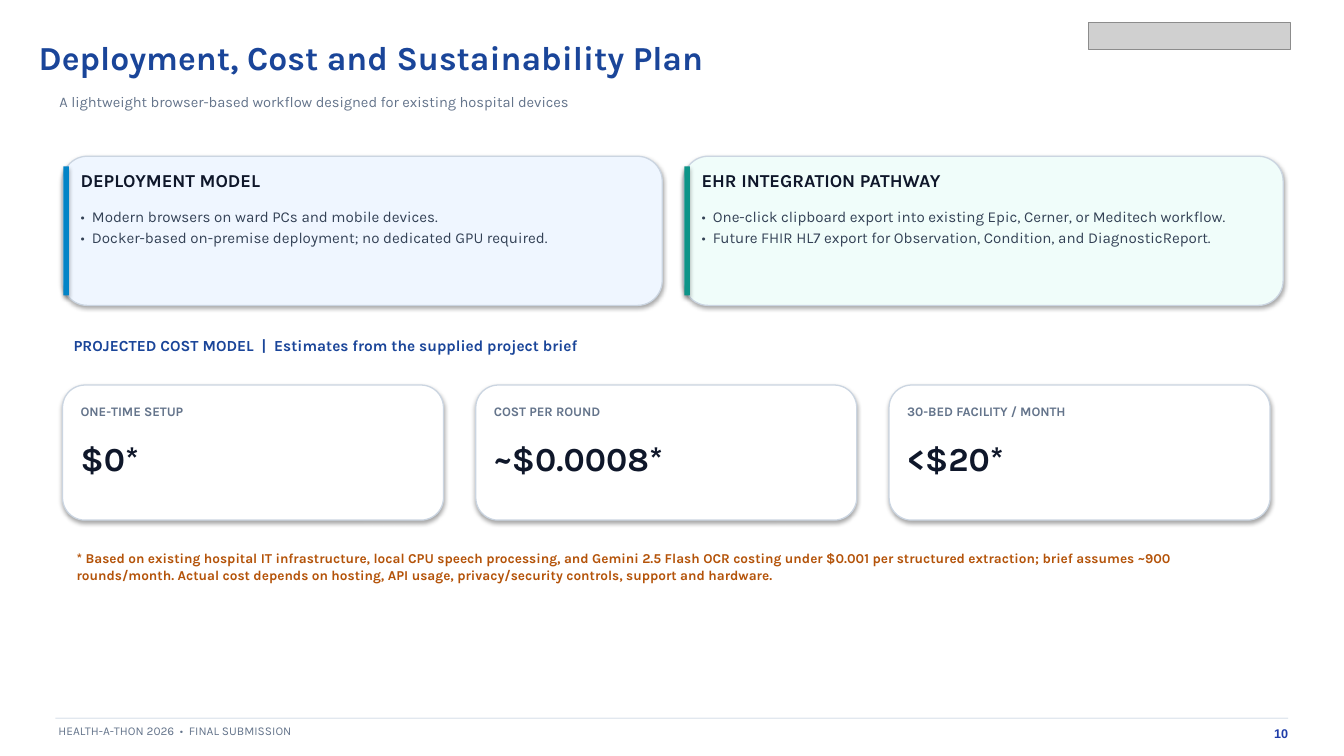
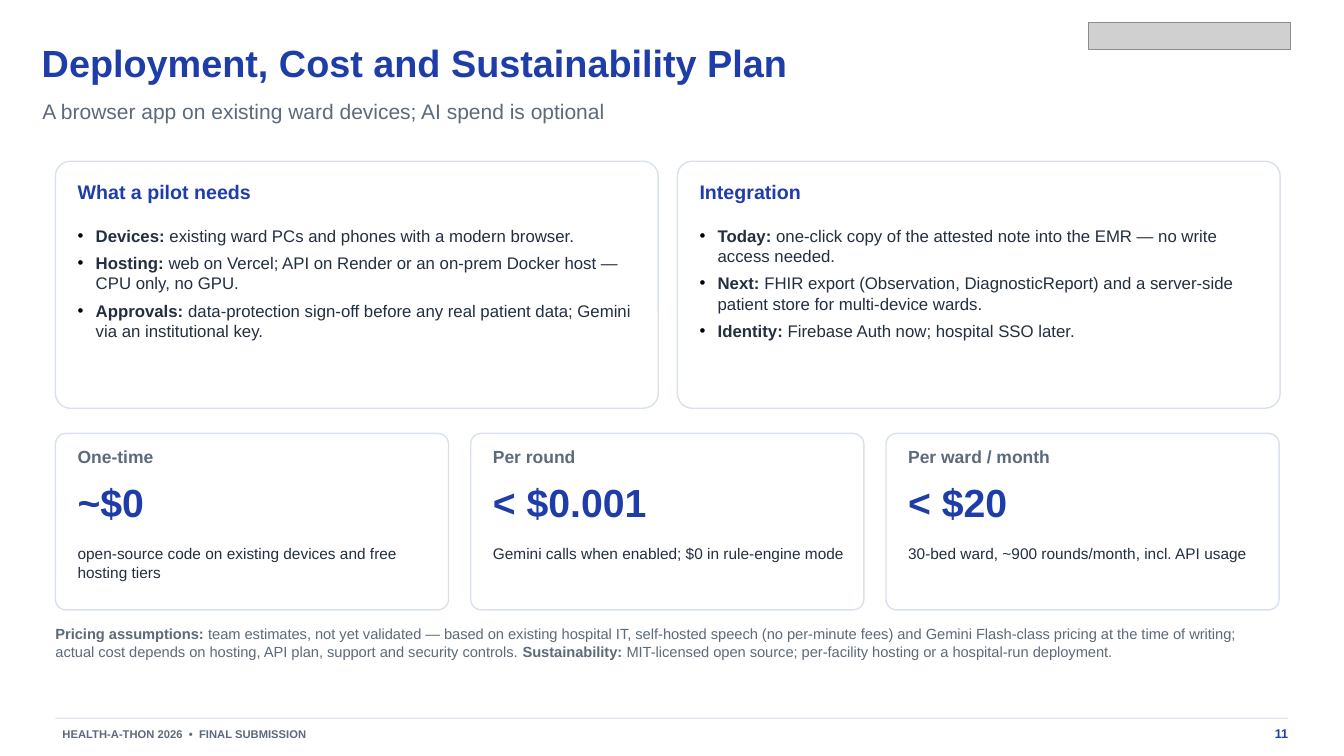
Before and after one commit to santhoshh005/Rounds_AI, a slide deck: slide 11 of docs/submissions/Deliverable_3_Final_Presentation_BinaryMinds_1RKUPH.pptx (slide 10 before the commit). Drawn at 1344x756 pixels with LibreOffice and Linux fonts; fonts in the diff are those of the drawing; grey boxes stand for pictures. Boxes give left, top, right and bottom in pixels: in the first picture for what was removed or moved away, otherwise in the second. Text is boxed around its words. In the diff, an @@ line names an element or a change of style, - is before the commit and + after.

Commit message:
feat: round history, accounts, truthful analytics, mobile nav, submission docs
- Station: fixed admission baseline, round history with "Start next round",
  plain "Bed · Name" patient selector, demo-only scenario dictations and guide
- Accounts: real Firebase sign-in/sign-up; profile from the signed-in user;
  isolated per-user workspaces; demo data never loaded into accounts
- Analytics: KPIs computed from recorded rounds, real cycle progress, no fake
  sync buttons, carried-forward values marked and not plotted, offline insight
  states only recorded data, consistent demo seed grades
- Backend: SSE bedside-sync relay (cross-device), grounded analytics prompt
- Fix hydration mismatch, honest speech-privacy copy (Whisper vs Live ASR),
  phone bottom navigation and drawer sizing
- Docs: README rewrite, MIT LICENSE, final deck and two-page brief on the
  Health-a-thon templates, new walkthrough video script
- Repo hygiene: tighter .gitignore, stop tracking generated next-env.d.ts

```diff
--- a/docs/submissions/Deliverable_3_Final_Presentation_BinaryMinds_1RKUPH.pptx
+++ b/docs/submissions/Deliverable_3_Final_Presentation_BinaryMinds_1RKUPH.pptx
@@ text "Deployment, Cost and Sustainability Plan" at bbox=[42, 49, 787, 85]: size 24 to 27 pt, font Karla to Arial, text colour #1A4599 to #1F3DA9; less space between paragraphs @@
@@ text at bbox=[42, 104, 604, 124]: text changed; size 10.5 to 15 pt; font Karla to Arial; text colour #64748B to #5D6A79 @@
-A lightweight browser-based workflow designed for existing hospital devices
+A browser app on existing ward devices; AI spend is optional
@@ rounded rectangle: place and size @@
-rounded rectangle at bbox=[63, 156, 662, 306]
+rounded rectangle at bbox=[55, 161, 658, 408]
@@ rounded rectangle at bbox=[55, 161, 658, 408]: fill #EFF6FF to #FFFFFF; outline #CBD5E1 0.9 pt to #D9E1EC 1 pt; shadow off; proportions changed @@
@@ rectangle removed at bbox=[64, 166, 70, 295] @@
@@ rounded rectangle: place and size @@
-rounded rectangle at bbox=[684, 156, 1284, 306]
+rounded rectangle at bbox=[678, 161, 1280, 408]
@@ rounded rectangle at bbox=[678, 161, 1280, 408]: fill #F0FDFA to #FFFFFF; outline #CBD5E1 0.9 pt to #D9E1EC 1 pt; shadow off; proportions changed @@
@@ rectangle removed at bbox=[685, 166, 691, 295] @@
@@ text added at bbox=[78, 184, 251, 203], 14 pt, text #1F3DA9, bold @@
+What a pilot needs
@@ text at bbox=[700, 184, 801, 203]: text changed; size 13 to 14 pt; font Karla to Arial; text colour #0F172A to #1F3DA9 @@
-EHR INTEGRATION PATHWAY
+Integration
@@ text removed at bbox=[92, 211, 548, 247] @@
-• Modern browsers on ward PCs and mobile devices.
-• Docker-based on-premise deployment; no dedicated GPU required.
@@ text at bbox=[96, 230, 630, 341]: text changed; size 13 to 12 pt; font Karla to Arial; text colour #0F172A to #232F3E; bold off @@
-DEPLOYMENT MODEL
+• Devices: existing ward PCs and phones with a modern browser.
+• Hosting: web on Vercel; API on Render or an on-prem Docker host — CPU only, no GPU.
+• Approvals: data-protection sign-off before any real patient data; Gemini via an institutional key.
@@ text removed at bbox=[713, 211, 1225, 247] @@
-• One-click clipboard export into existing Epic, Cerner, or Meditech workflow.
-• Future FHIR HL7 export for Observation, Condition, and DiagnosticReport.
@@ text added at bbox=[718, 230, 1233, 341], 12 pt, text #232F3E @@
+• Today: one-click copy of the attested note into the EMR — no write access needed.
+• Next: FHIR export (Observation, DiagnosticReport) and a server-side patient store for multi-device wards.
+• Identity: Firebase Auth now; hospital SSO later.
@@ text removed at bbox=[74, 340, 577, 355] @@
-PROJECTED COST MODEL | Estimates from the supplied project brief
@@ rounded rectangle: place and size @@
-rounded rectangle at bbox=[63, 385, 444, 520]
+rounded rectangle at bbox=[55, 434, 449, 610]
@@ rounded rectangle: place and size @@
-rounded rectangle at bbox=[476, 385, 857, 520]
+rounded rectangle at bbox=[471, 434, 864, 610]
@@ outline #CBD5E1 0.9 pt to #D9E1EC 1 pt; shadow off; proportions changed in 3 elements at bbox=[55, 434, 449, 610], bbox=[471, 434, 864, 610], bbox=[886, 434, 1279, 610] @@
@@ rounded rectangle: place and size @@
-rounded rectangle at bbox=[889, 385, 1270, 520]
+rounded rectangle at bbox=[886, 434, 1279, 610]
@@ text at bbox=[78, 450, 154, 463]: text changed; size 9.3 to 12.5 pt; font Karla to Arial; text colour #64748B to #5D6A79 @@
-ONE-TIME SETUP
+One-time
@@ text at bbox=[493, 450, 575, 463]: text changed; size 9.3 to 12.5 pt; font Karla to Arial; text colour #64748B to #5D6A79 @@
-COST PER ROUND
+Per round
@@ text at bbox=[908, 450, 1049, 463]: text changed; size 9.3 to 12.5 pt; font Karla to Arial; text colour #64748B to #5D6A79 @@
-30-BED FACILITY / MONTH
+Per ward / month
@@ text at bbox=[78, 488, 144, 520]: text changed; size 24 to 28 pt; font Karla to Arial; text colour #0F172A to #1F3DA9 @@
-$0*
+~$0
@@ text at bbox=[527, 488, 647, 520]: text changed; size 24 to 28 pt; font Karla to Arial; text colour #0F172A to #1F3DA9 @@
-~$0.0008*
+< $0.001
@@ text at bbox=[942, 488, 1007, 520]: text changed; size 24 to 28 pt; font Karla to Arial; text colour #0F172A to #1F3DA9 @@
-<$20*
+< $20
@@ text added at bbox=[78, 548, 397, 581], 11 pt, text #232F3E @@
+open-source code on existing devices and free hosting tiers
@@ text added at bbox=[493, 547, 844, 562], 11 pt, text #232F3E @@
+Gemini calls when enabled; $0 in rule-engine mode
@@ text added at bbox=[908, 548, 1246, 562], 11 pt, text #232F3E @@
+30-bed ward, ~900 rounds/month, incl. API usage
@@ text at bbox=[55, 628, 1235, 660]: text changed; size 9.7 to 10.5 pt; font Karla to Arial; text colour #B45309 to #5D6A79; bold off @@
-* Based on existing hospital IT infrastructure, local CPU speech processing, and Gemini 2.5 Flash OCR costing under $0.001 per structured extraction; brief assumes ~900 rounds/month. Actual cost depends on hosting, API usage, privacy/security controls, support and hardware.
+Pricing assumptions: team estimates, not yet validated — based on existing hospital IT, self-hosted speech (no per-minute fees) and Gemini Flash-class pricing at the time of writing; actual cost depends on hosting, API plan, support and security controls. Sustainability: MIT-licensed open source; per-facility hosting or a hospital-run deployment.
@@ text "HEALTH-A-THON 2026 • FINAL SUBMISSION" at bbox=[62, 730, 306, 738]: size 8.5 to 8 pt, font Karla to Arial, text colour #64748B to #5D6A79, bold on; less space between paragraphs @@
@@ page number at bbox=[1275, 729, 1288, 738]: text changed @@
-10
+11
```
Also in this commit, not shown: 5 other slides changed, 7 slides added, 6 slides removed, 17 other files.
